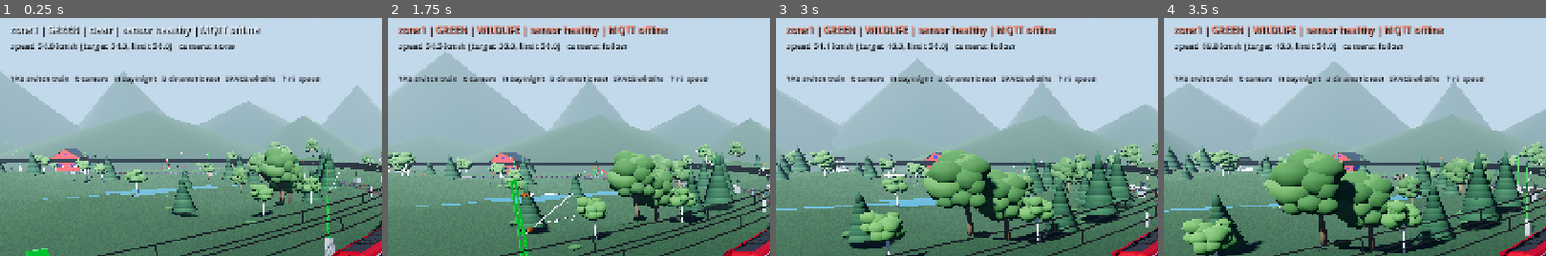
Above: before the commit, frames 1-4 (left to right).
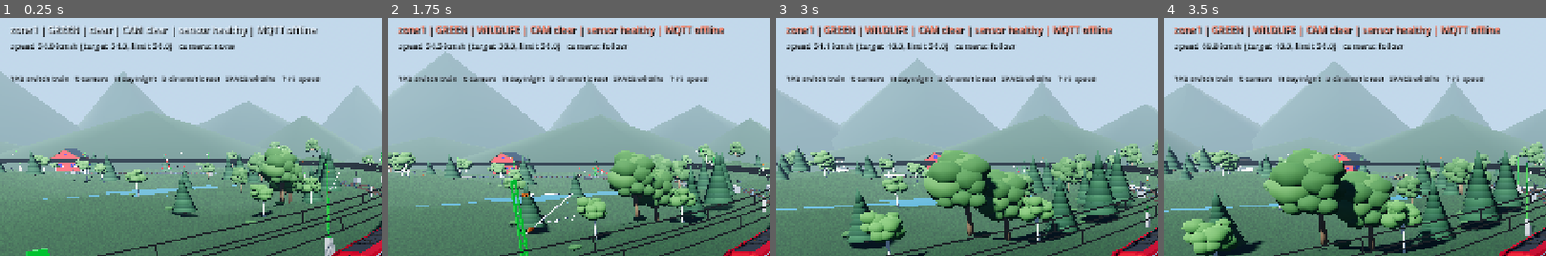
Above: after the commit, the same moments.

Repository: Kathir-Kalidass/railway-digital-twin
Game: Godot game, scene res://scenes/lts_full.tscn
Two runs of this game, one before a commit and one after it. Both use one fixed random seed, a clock stepped at 60 frames per second and the inputs below.
Inputs (mouse positions are % of the whole screen's width and height, from its top left):
- Up to frame 1 (0.25 s): no input
- Up to frame 2 (1.75 s): tap Enter at 0.5 s; move the mouse to (72, 45) at 0.52 s; hold Up (ui_up) 0.53-1.28 s; tap Space at 0.6, 0.77, 1.07, 1.52, 1.55 s; click (72, 45) at 0.67 s; move the mouse to (30, 55) at 1.27 s; hold Down (ui_down) from 1.28 s (still down); tap Ctrl at 1.35 s
- Up to frame 3 (3 s): tap Space at 1.82, 2.3 s; move the mouse to (60, 28) at 2.02 s; release Down (ui_down) at 2.03 s; hold Up (ui_up) from 2.03 s (still down); tap F at 2.1 s; move the mouse to (45, 70) at 2.77 s; tap 2 at 2.85 s; click (45, 70) at 2.92 s
- Up to frame 4 (3.5 s): keep holding Up (ui_up); tap Space at 3.02, 3.05, 3.32 s
The pictures show only the part of the screen within x 0-50%, y 1-51%; the shares and areas given below are measured in that part.

The runs differ from the first frame. In frame 1, 1.1% of the frame differs, in the area x 32-84%, y 3-8%; in frame 2, 1.6%, in the area x 37-88%, y 3-8%; in frame 3, 1.6%; in frame 4, 1.6%.

Commit message:
feat(godot): randomized proximity animal spawning director and HUD vision

Diff:
--- a/godot/scenes/world_wildlife.tscn
+++ b/godot/scenes/world_wildlife.tscn
@@ -14,6 +14,7 @@
 [ext_resource type="Script" path="res://src/level_crossing.gd" id="12"]
 [ext_resource type="Script" path="res://src/railway_bridge.gd" id="13"]
 [ext_resource type="Script" path="res://src/wildlife_sensor_network.gd" id="14"]
+[ext_resource type="Script" path="res://src/wildlife_director.gd" id="15"]
 
 [node name="WorldWildlife" type="Node3D"]
 
@@ -88,3 +89,10 @@
 script = ExtResource("14")
 track_registry_path = NodePath("../../TrackRegistry")
 bridge_path = NodePath("../../MQTTBridge")
+
+[node name="WildlifeDirector" type="Node" parent="."]
+script = ExtResource("15")
+behaviour_path = NodePath("../WildlifeBehaviour")
+track_registry_path = NodePath("../../TrackRegistry")
+fleet_path = NodePath("../../FleetController")
+train_path = NodePath("../../Train")
--- a/godot/src/twin_hud.gd
+++ b/godot/src/twin_hud.gd
@@ -80,11 +80,18 @@
 	var wildlife := "WILDLIFE" if reconciler and reconciler.is_wildlife_active() else "clear"
 	var sensor := "healthy" if reconciler == null or reconciler.is_sensor_healthy() else "FAULT"
 
+	var cam_detector: SimulatedAnimalDetector = current_train.call("get_detector") if is_instance_valid(current_train) and current_train.has_method("get_detector") else null
+	var cam_status := "CAM clear"
+	if is_instance_valid(cam_detector) and cam_detector.is_detection_active():
+		var last_det: Dictionary = cam_detector.get_last_detection()
+		var conf := float(last_det.get("confidence", 0.0))
+		cam_status = "CAM detect %.2f" % conf
+
 	if fleet and fleet.train_count() > 1:
 		var fleet_info := "fleet %d trains" % fleet.train_count()
-		_status.text = "%s | %s | %s | sensor %s | %s | %s" % [zone, signal_aspect, wildlife, sensor, link, fleet_info]
+		_status.text = "%s | %s | %s | %s | sensor %s | %s | %s" % [zone, signal_aspect, wildlife, cam_status, sensor, link, fleet_info]
 	else:
-		_status.text = "%s | %s | %s | sensor %s | %s" % [zone, signal_aspect, wildlife, sensor, link]
+		_status.text = "%s | %s | %s | %s | sensor %s | %s" % [zone, signal_aspect, wildlife, cam_status, sensor, link]
 
 	_status.add_theme_color_override("font_color", Color(1.0, 0.55, 0.45) if wildlife != "clear" or sensor == "FAULT" else Color(0.92, 0.96, 1.0))
 
--- a/godot/src/wildlife_behaviour.gd
+++ b/godot/src/wildlife_behaviour.gd
@@ -70,6 +70,9 @@
 		return null
 	animal.visible = true
 	animal.global_position = start
+	animal.set_meta("species", species_name)
+	animal.set_meta("line", "UP")
+	animal.set_meta("track_distance_m", crossing_distance_m)
 	animal.set_meta("crossing_point", point)
 	animal.set_meta("ground_y", point.y)
 	animal.set_meta("target_position", point)
@@ -81,6 +84,50 @@
 	return animal
 
 
+func trigger_crossing_at(line_id: String, distance_m: float, species_name: String) -> Area3D:
+	if not is_instance_valid(_spawner):
+		return null
+	var trk := _track
+	var registry := get_node_or_null("../../TrackRegistry") as TrackRegistry
+	if is_instance_valid(registry):
+		var found_track := registry.track(line_id)
+		if is_instance_valid(found_track):
+			trk = found_track
+
+	if not is_instance_valid(trk) or trk.length <= 0.0:
+		return trigger_crossing(species_name)
+
+	var wrapped_dist := fposmod(distance_m, trk.length)
+	var pose := trk.get_global_transform_at_distance(wrapped_dist)
+	var point := pose.origin
+	var side := pose.basis.z.normalized()
+	if side.length_squared() < 0.1:
+		side = Vector3.FORWARD
+
+	var start := point - side * crossing_side_offset_m
+	var finish := point + side * crossing_side_offset_m
+	start.y = point.y
+	finish.y = point.y
+
+	var animal := _spawner.spawn(species_name)
+	if animal == null:
+		return null
+	animal.visible = true
+	animal.global_position = start
+	animal.set_meta("species", species_name)
+	animal.set_meta("line", line_id)
+	animal.set_meta("track_distance_m", wrapped_dist)
+	animal.set_meta("crossing_point", point)
+	animal.set_meta("ground_y", point.y)
+	animal.set_meta("target_position", point)
+	animal.set_meta("end_position", finish)
+	animal.set_meta("dwell_remaining", dwell_on_track_sec)
+	animal.set_meta("dwelled", false)
+	_face(animal, point - start)
+	_active_animals.append(animal)
+	return animal
+
+
 func get_active_animals() -> Array[Area3D]:
 	return _active_animals
 
--- /dev/null
+++ b/godot/src/wildlife_director.gd
@@ -0,0 +1,95 @@
+class_name WildlifeDirector
+extends Node
+
+## Replaces fixed-crossing wildlife events with deterministic, randomized
+## proximity triggers (80–280 m ahead of approaching trains) across both loops.
+
+@export var seed_value := 20261022
+@export var initial_delay_sec := 4.0
+@export var spawn_lead_min_m := 80.0
+@export var spawn_lead_max_m := 280.0
+@export var cooldown_min_s := 30.0
+@export var cooldown_max_s := 60.0
+@export var enabled := true
+@export var behaviour_path: NodePath = NodePath("../WildlifeBehaviour")
+@export var track_registry_path: NodePath = NodePath("../../TrackRegistry")
+@export var fleet_path: NodePath = NodePath("../../FleetController")
+@export var train_path: NodePath = NodePath("../../Train")
+
+var _behaviour: WildlifeBehaviour
+var _registry: TrackRegistry
+var _fleet: FleetController
+var _train: LTSTrain
+
+var _rng := RandomNumberGenerator.new()
+var _delay_remaining := 4.0
+var _cooldown_remaining := 0.0
+var _events_history: Array[Dictionary] = []
+
+
+func _ready() -> void:
+	reset_seed(seed_value)
+	_delay_remaining = initial_delay_sec
+	_behaviour = get_node_or_null(behaviour_path) as WildlifeBehaviour
+	_registry = get_node_or_null(track_registry_path) as TrackRegistry
+	_fleet = get_node_or_null(fleet_path) as FleetController
+	_train = get_node_or_null(train_path) as LTSTrain
+
+
+func reset_seed(seed_val: int) -> void:
+	seed_value = seed_val
+	_rng.seed = seed_val
+	_delay_remaining = 0.0
+	_cooldown_remaining = 0.0
+
+
+func _physics_process(delta: float) -> void:
+	if not enabled:
+		return
+	if is_instance_valid(_behaviour) and not _behaviour.auto_crossing_enabled:
+		return
+	if _delay_remaining > 0.0:
+		_delay_remaining -= delta
+		return
+	if _cooldown_remaining > 0.0:
+		_cooldown_remaining -= delta
+		return
+
+	# Scan for running trains (speed > 1 km/h)
+	if is_instance_valid(_fleet) and _fleet.train_count() > 0:
+		for tid in _fleet.train_ids():
+			var t := _fleet.get_train(str(tid))
+			if is_instance_valid(t) and t.get_speed_kmh() > 2.0:
+				var line_id := "UP" if str(tid) == "T1" else "DOWN"
+				trigger_proximity_event(str(tid), line_id, t.get_track_position_m())
+				return
+
+	if is_instance_valid(_train) and _train.get_speed_kmh() > 2.0:
+		trigger_proximity_event("T1", "UP", _train.get_track_position_m())
+
+
+func trigger_proximity_event(train_id: String, line_id: String, train_pos: float) -> Dictionary:
+	var lead_m := _rng.randf_range(spawn_lead_min_m, spawn_lead_max_m)
+	var crossing_d := train_pos + lead_m
+	var species := "elephant" if _rng.randf() > 0.5 else "deer"
+	var count := 2 if _rng.randf() > 0.7 else 1
+
+	if is_instance_valid(_behaviour):
+		for i in count:
+			_behaviour.trigger_crossing_at(line_id, crossing_d + i * 2.0, species)
+
+	_cooldown_remaining = _rng.randf_range(cooldown_min_s, cooldown_max_s)
+
+	var ev := {
+		"trainId": train_id,
+		"line": line_id,
+		"distanceM": crossing_d,
+		"species": species,
+		"count": count,
+	}
+	_events_history.append(ev)
+	return ev
+
+
+func get_events_history() -> Array[Dictionary]:
+	return _events_history
--- /dev/null
+++ b/godot/tests/test_wildlife_director.gd
@@ -0,0 +1,69 @@
+extends SceneTree
+
+
+func _initialize() -> void:
+	call_deferred("_run")
+
+
+func _run() -> void:
+	var a := Assert.new()
+	var director_class := load("res://src/wildlife_director.gd")
+	a.ok(director_class != null, "wildlife_director script loads")
+
+	var director: Node = director_class.new()
+	director.set("seed_value", 20261022)
+
+	# 1. Determinism test (Requirement 9):
+	# Sequence of 3 events with seed 20261022
+	director.call("reset_seed", 20261022)
+	var seq1: Array = []
+	for i in 3:
+		var ev: Dictionary = director.call("trigger_proximity_event", "T1", "UP", 100.0 * i)
+		seq1.append(ev)
+
+	# Reset seed to 20261022 and repeat
+	director.call("reset_seed", 20261022)
+	var seq2: Array = []
+	for i in 3:
+		var ev: Dictionary = director.call("trigger_proximity_event", "T1", "UP", 100.0 * i)
+		seq2.append(ev)
+
+	a.eq(seq1.size(), seq2.size(), "event sequence length matches")
+	for i in seq1.size():
+		var e1: Dictionary = seq1[i]
+		var e2: Dictionary = seq2[i]
+		a.eq(e1.get("trainId"), e2.get("trainId"), "event %d trainId matches" % i)
+		a.eq(e1.get("line"), e2.get("line"), "event %d line matches" % i)
+		a.eq(e1.get("species"), e2.get("species"), "event %d species matches" % i)
+		a.eq(e1.get("count"), e2.get("count"), "event %d count matches" % i)
+		a.ok(absf(float(e1.get("distanceM", 0.0)) - float(e2.get("distanceM", 0.0))) < 0.001,
+			"event %d distanceM matches exactly" % i)
+
+	# 2. Distance range check: 80m <= lead <= 280m
+	var first_ev: Dictionary = seq1[0]
+	var lead_dist := float(first_ev.get("distanceM", 0.0)) - 0.0 # train was at 0m
+	a.ok(lead_dist >= 80.0 and lead_dist <= 280.0, "spawn point is within 80-280m ahead (got %.1fm)" % lead_dist)
+
+	# 3. Cooldown check: 30s <= cooldown <= 60s
+	var cd: float = float(director.get("_cooldown_remaining"))
+	a.ok(cd >= 30.0 and cd <= 60.0, "cooldown is within 30-60s (got %.1fs)" % cd)
+
+	# 4. HUD integration check: verify twin_hud shows CAM clear
+	var scene: Node3D = load("res://scenes/lts_full.tscn").instantiate()
+	scene.get_node("MQTTBridge").connect_on_ready = false
+	root.add_child(scene)
+	await process_frame
+
+	var hud := scene.get_node_or_null("HUD") as TwinHUD
+	a.ok(hud != null, "TwinHUD exists in scene")
+	if hud != null:
+		hud.refresh()
+		var status_text: String = hud._status.text
+		a.ok(status_text.contains("CAM clear") or status_text.contains("CAM detect"),
+			"HUD status line contains CAM indicator (got: '%s')" % status_text)
+
+	scene.queue_free()
+	director.queue_free()
+	await process_frame
+
+	quit(a.report("test_wildlife_director"))
Not shown: 1 places in godot/scenes/world_wildlife.tscn that only renumber resources
